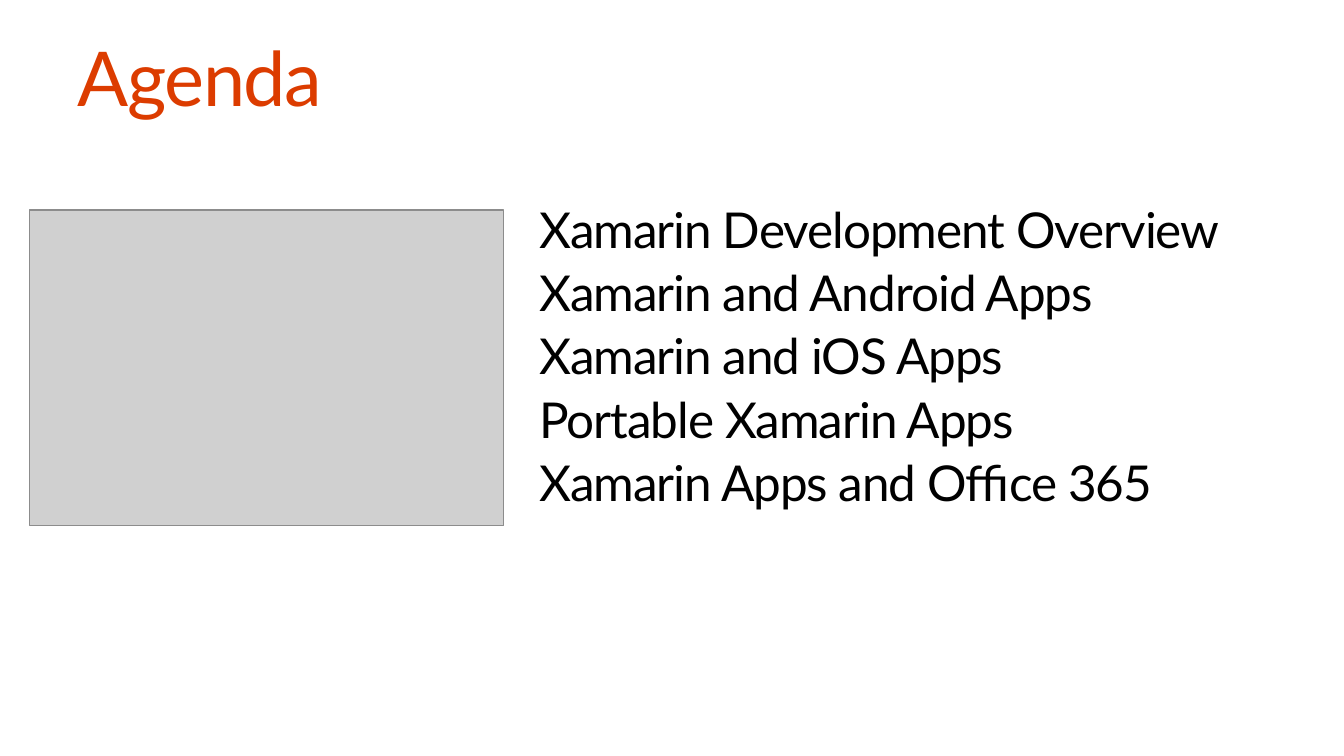
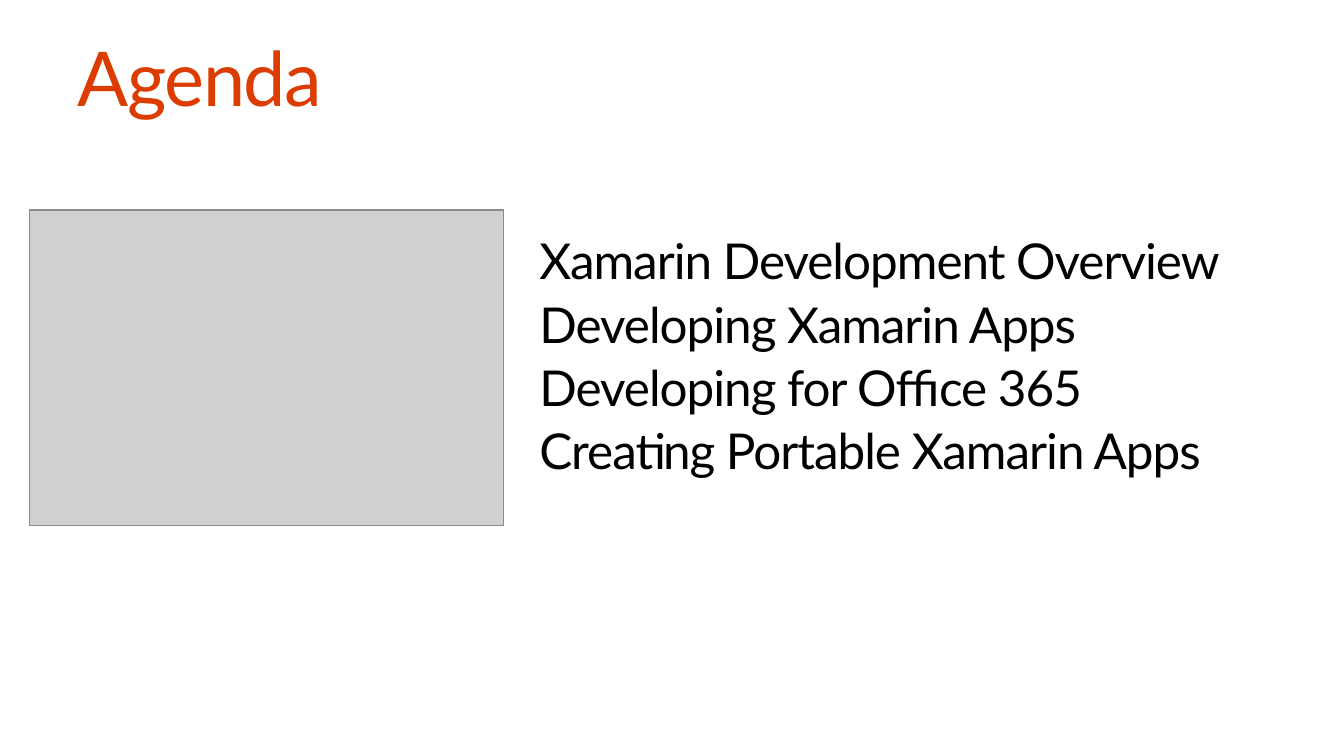
Before and after one commit to OfficeDev/TrainingContent, a slide deck: slide 4 of O3654-6 Deep dive into native Xamarin Development with Office 365 APIs/O3654-6 Deep dive into native Xamarin Development with Office 365 APIs.pptx. Drawn at 1344x756 pixels with LibreOffice and Linux fonts; fonts in the diff are those of the drawing; grey boxes stand for pictures. Boxes give left, top, right and bottom in pixels: in the first picture for what was removed or moved away, otherwise in the second. Text is boxed around its words. In the diff, an @@ line names an element or a change of style, - is before the commit and + after.

Commit message:
Xamarin Deck

```diff
--- a/O3654-6 Deep dive into native Xamarin Development with Office 365 APIs/O3654-6 Deep dive into native Xamarin Development with Office 365 APIs.pptx
+++ b/O3654-6 Deep dive into native Xamarin Development with Office 365 APIs/O3654-6 Deep dive into native Xamarin Development with Office 365 APIs.pptx
@@ text at (539,306,1201,478): text changed @@
-Xamarin and Android Apps
-Xamarin and iOS Apps
-Portable Xamarin Apps
-Xamarin Apps and Office 365
+Developing Xamarin Apps
+Developing for Office 365
+Creating Portable Xamarin Apps
```
Also in this commit, not shown: 7 other slides changed, 26 slides added, 31 slides removed.
